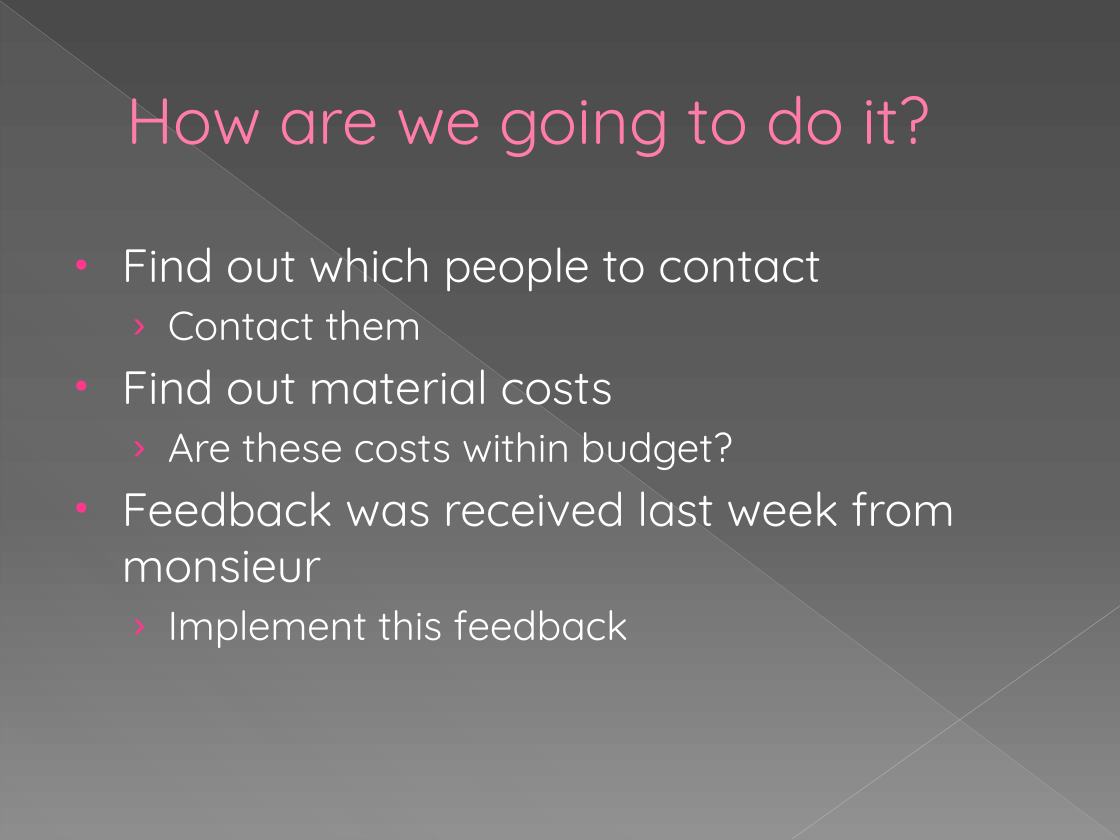
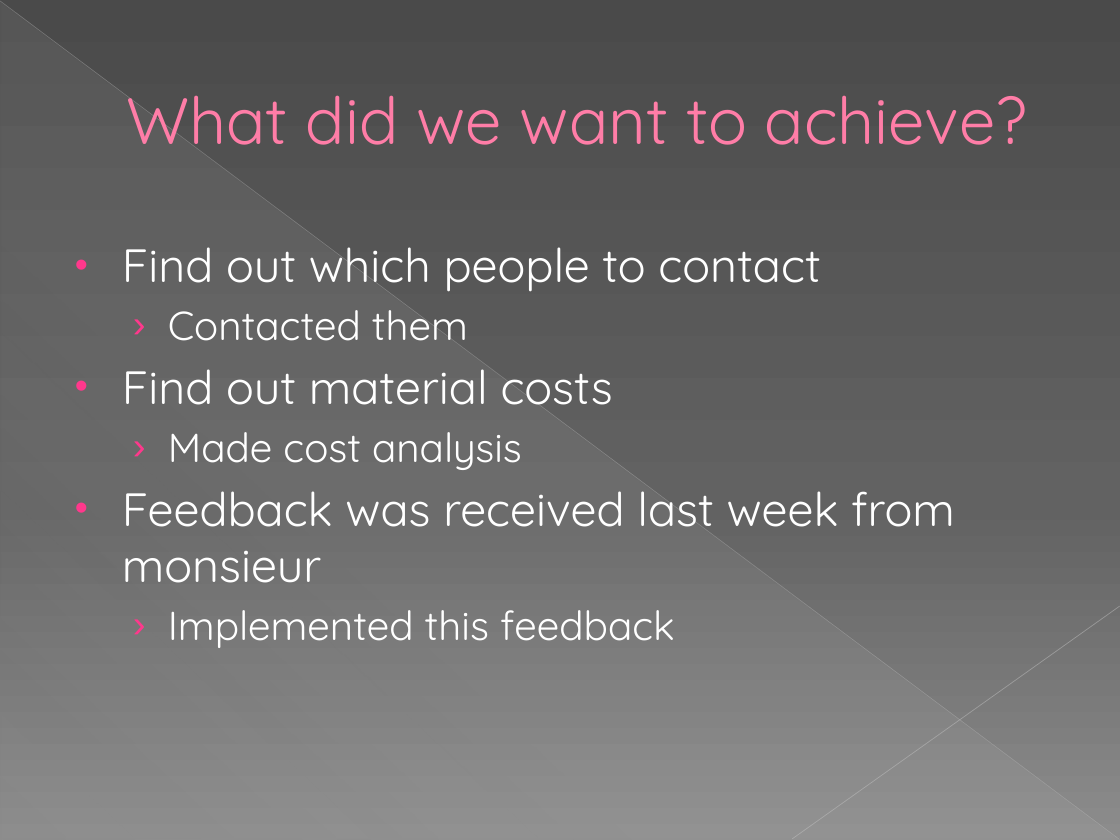
Before and after one commit to rickvanosch/InternetOfTrash, a slide deck: slide 2 of presentations/progress_log.pptx (slide 8 before the commit). Drawn at 1120x840 pixels with LibreOffice and Linux fonts; fonts in the diff are those of the drawing. Boxes give left, top, right and bottom in pixels: in the first picture for what was removed or moved away, otherwise in the second. Text is boxed around its words. In the diff, an @@ line names an element or a change of style, - is before the commit and + after.

```diff
--- a/presentations/progress_log.pptx
+++ b/presentations/progress_log.pptx
@@ title at bbox=[126, 95, 1027, 145]: text changed @@
-How are we going to do it?
+What did we want to achieve?
@@ text at bbox=[168, 310, 468, 341]: text changed @@
-  › Contact them
+  › Contacted them
@@ text at bbox=[168, 432, 522, 470]: text changed @@
-  › Are these costs within budget?
+  › Made cost analysis
@@ text at bbox=[168, 610, 675, 648]: text changed @@
-  › Implement this feedback
+  › Implemented this feedback
```
Also in this commit, not shown: 4 other slides changed, 2 slides added, 5 slides removed.
